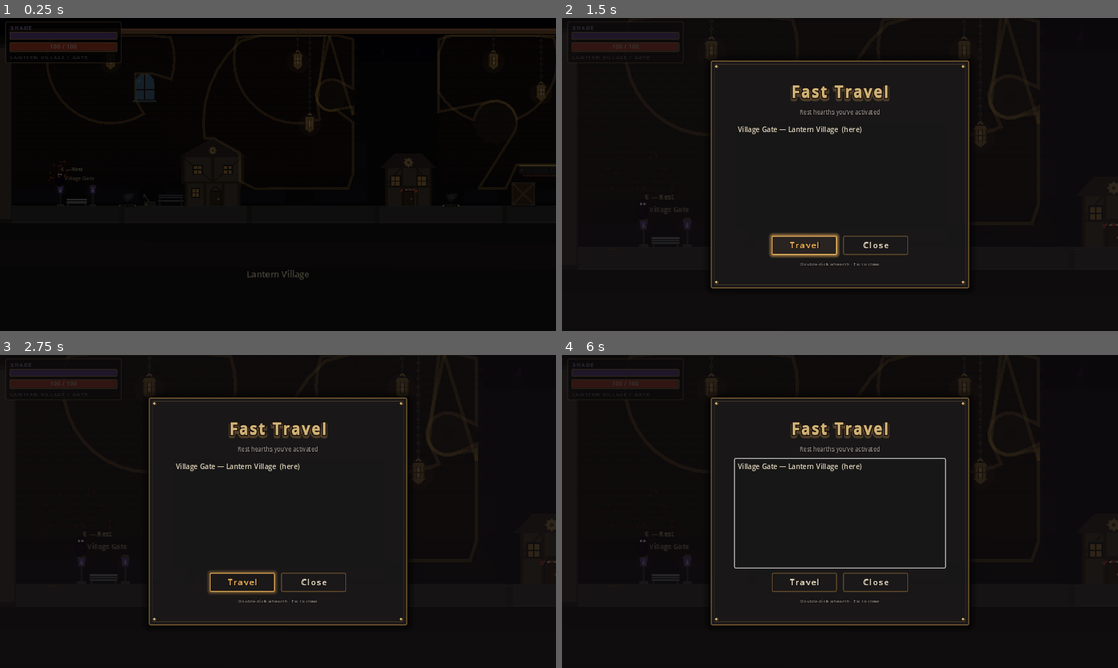
Above: before the commit, frames 1-4 (two rows, left to right).
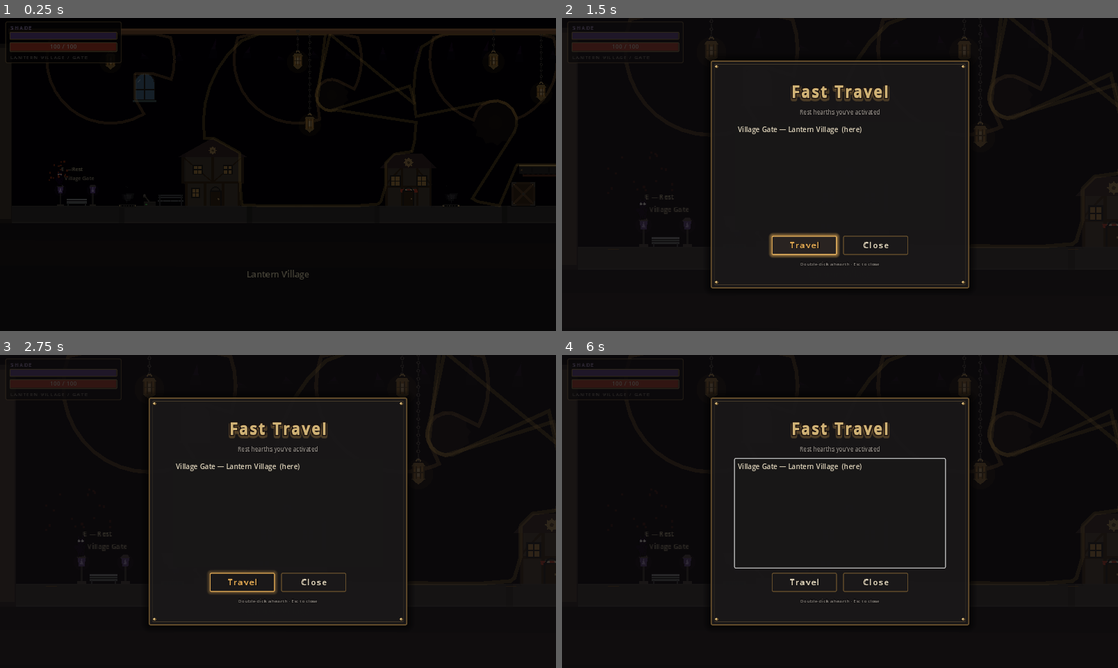
Above: after the commit, the same moments.

Repository: lukezhang2/Eclipseborn
Game: Godot game, scene res://scenes/rooms/LanternVillage.tscn
Same seed, same stepped clock (60 frames per second), same inputs: the game is played once before the commit and once after it. This scene is started directly instead of the project's main scene.
Inputs (mouse positions are in pixels of both pictures, inside the frame that each line leads up to):
- Up to frame 1 (0.25 s): no input
- Up to frame 2 (1.5 s): tap Enter at 0.5 s; move the mouse to (962, 158) at 0.52 s; hold D (move_right) 0.53-1.25 s; hold F (attack) 0.53-1.25 s; click (962, 158) at 0.67 s; tap Space (jump) at 0.77, 1.07 s; tap E (interact) at 0.8 s; click "Travel" at 1.25 s
- Up to frame 3 (2.75 s): tap A (move_left) at 2 s; drag from (166, 527) to (150, 386) at 2.02 s
- Up to frame 4 (6 s): tap A (move_left) at 2.75, 4.25, 5 s; move the mouse to (895, 442) at 2.77 s; hold A (move_left) 2.78-3.5 s; hold F (attack) 2.78-3.5 s; tap E (interact) at 3.05, 4.35 s; drag from (812, 574) to (962, 386) at 3.52 s; move the mouse to (1006, 558) at 4.27 s; hold D (move_right) 4.28-5 s; tap Space (jump) at 4.52, 4.82 s; drag from (673, 464) to (979, 470) at 5.02 s; move the mouse to (867, 511) at 5.77 s; hold D (move_right) from 5.78 s (still down); hold W (look_up) from 5.78 s (still down); click (867, 511) at 5.92 s

The runs differ from the first frame. In frame 1, 0.4% of the frame differs, in the area x 43-99%, y 5-60%; in frame 2, less than 0.1%; in frame 3, less than 0.1%; in frame 4, less than 0.1%.

Commit message:
v0.1.41: sync lantern wash with burns and clear the village backdrop.
Wash rays ignore decorative occluders, fill from the lamp as a solid fan, and the village drops brick/city murals for the black-fire sky.

Co-authored-by: Cursor <cursoragent@cursor.com>

Diff:
--- a/project.godot
+++ b/project.godot
@@ -7,7 +7,7 @@
 
 config/name="Eclipseborn"
 config/description="You aren't moving platforms. You're changing what counts as a platform."
-config/version="0.1.40"
+config/version="0.1.41"
 run/main_scene="res://scenes/ui/BootSplash.tscn"
 config/features=PackedStringArray("4.3", "Forward Plus")
 config/icon="res://icon.svg"
--- a/scripts/autoload/ShadowWorld.gd
+++ b/scripts/autoload/ShadowWorld.gd
@@ -31,6 +31,7 @@
 var _visuals: Array = []
 var _pool_poly: Array = []
 var _pool_line: Array = []
+var _pool_fan: Array = []
 var _rebuild_cooldown: float = 0.0
 ## Per-rebuild cache: [{occ, poly, aabb, edges, gameplay, cast_umbra}]
 var _occ_cache: Array = []
@@ -243,6 +244,9 @@
 		return PackedFloat32Array(angles)
 
 	for e in _occ_cache:
+		## Match burn occlusion — decorative BG occluders must not reshape the AoE.
+		if not e.get("gameplay", true):
+			continue
 		var aabb: Rect2 = e["aabb"]
 		if aabb.size.x > 600.0 or aabb.size.y > 600.0:
 			continue
@@ -275,8 +279,10 @@
 	var start := origin + dir * 1.5
 	var ray_aabb := Rect2(start, Vector2.ZERO).expand(to)
 
-	## Geometry against cached edges (AABB broadphase).
+	## Geometry against gameplay occluders only (same set as burns).
 	for e in _occ_cache:
+		if not e.get("gameplay", true):
+			continue
 		var aabb: Rect2 = e["aabb"]
 		if not ray_aabb.intersects(aabb):
 			continue
@@ -332,8 +338,7 @@
 		exclude = light.get_exclude_rids()
 
 	var angles := _collect_ray_angles(origin, radius, view)
-	## Ray end points only. With the origin as the first vertex, the polygon's closing edge ran
-	## back to the origin and left the wedge between the last and first ray (angle 0) unlit.
+	## Rim points only — filled as a triangle fan from `origin` so the middle stays solid.
 	var pts := PackedVector2Array()
 	for i in angles.size():
 		var dir := Vector2.from_angle(angles[i])
@@ -345,54 +350,48 @@
 			var a := TAU * float(i) / 24.0
 			pts.append(origin + Vector2.from_angle(a) * mini(radius, 64.0))
 
-	## z −3/−2/−1 sits above floors (−4) and below the player (0) so AoE reads on the ground.
-	## Soft outer shell ≈ area-light penumbra (reuse silhouette; no new rays).
-	var soft := _take_poly()
-	soft.color = Color(core.r, core.g, core.b, core.a * 0.45)
-	soft.z_index = -3
-	soft.polygon = _scale_ring(origin, pts, WASH_PENUMBRA_SCALE)
-	_root.add_child(soft)
-	_visuals.append(soft)
-
-	## Main occluded wash — this is the readable danger/safe zone.
-	var fill := _take_poly()
-	fill.color = Color(core.r, core.g, core.b, mini(0.78, core.a * 0.95))
-	fill.z_index = -2
-	fill.polygon = pts
-	_root.add_child(fill)
-	_visuals.append(fill)
-
-	## Brighter near the lamp (cheap 1/r-ish falloff via a scaled inner ring).
-	var inner := _take_poly()
-	inner.color = Color(
-		mini(1.0, core.r + 0.1),
-		mini(1.0, core.g + 0.08),
-		mini(1.0, core.b + 0.04),
-		mini(0.82, core.a * 1.2)
+	## z −3/−2/−1 sits above floors (−4) and below the player (0).
+	## Soft outer shell (penumbra) → main wash → bright core (depth toward the lamp).
+	_add_wash_fan(
+		origin,
+		_scale_ring(origin, pts, WASH_PENUMBRA_SCALE),
+		Color(core.r, core.g, core.b, core.a * 0.4),
+		-3
 	)
-	inner.z_index = -2
-	inner.polygon = _scale_ring(origin, pts, WASH_CORE_SCALE)
-	_root.add_child(inner)
-	_visuals.append(inner)
-
-	## Soft hot core without extra occlusion rays.
-	if intensity > 1.05:
-		var hot := _take_poly()
-		var hot_pts := PackedVector2Array()
-		var hot_r := radius * clampf(0.18 + (intensity - 1.0) * 0.1, 0.18, 0.38)
-		for i in 12:
-			var a := TAU * float(i) / 12.0
-			hot_pts.append(origin + Vector2.from_angle(a) * hot_r)
-		hot.color = Color(1.0, 0.92, 0.55, mini(0.5, 0.2 * (intensity - 0.5)))
-		hot.z_index = -2
-		hot.polygon = hot_pts
-		_root.add_child(hot)
-		_visuals.append(hot)
-
-	## Clear AoE edge — occluded silhouette so cover (houses/crates) is readable.
+	_add_wash_fan(
+		origin,
+		pts,
+		Color(core.r, core.g, core.b, mini(0.72, core.a * 0.9)),
+		-2
+	)
+	_add_wash_fan(
+		origin,
+		_scale_ring(origin, pts, WASH_CORE_SCALE),
+		Color(
+			mini(1.0, core.r + 0.12),
+			mini(1.0, core.g + 0.1),
+			mini(1.0, core.b + 0.05),
+			mini(0.88, core.a * 1.25)
+		),
+		-2
+	)
+	## Hottest center — always on so the middle isn't empty.
+	var hot_pts := PackedVector2Array()
+	var hot_r := radius * clampf(0.2 + (intensity - 1.0) * 0.08, 0.18, 0.36)
+	for i in 16:
+		var a := TAU * float(i) / 16.0
+		hot_pts.append(origin + Vector2.from_angle(a) * hot_r)
+	_add_wash_fan(
+		origin,
+		hot_pts,
+		Color(1.0, 0.9, 0.5, mini(0.55, 0.28 + intensity * 0.12)),
+		-2
+	)
+
+	## AoE edge matches burn rays (gameplay occluders only).
 	var ring := _take_line()
-	ring.width = 2.4 + intensity * 0.6
-	ring.default_color = Color(core.r, core.g, core.b, mini(0.95, 0.7 + intensity * 0.1))
+	ring.width = 2.6 + intensity * 0.5
+	ring.default_color = Color(core.r, core.g, core.b, mini(0.95, 0.75 + intensity * 0.08))
 	ring.z_index = -1
 	ring.clear_points()
 	for p in pts:
@@ -401,10 +400,9 @@
 		ring.add_point(pts[0])
 	_root.add_child(ring)
 	_visuals.append(ring)
-	## Outer glow stroke so the boundary pops on dark floors.
 	var glow := _take_line()
-	glow.width = 5.0 + intensity
-	glow.default_color = Color(core.r, core.g, core.b, 0.28)
+	glow.width = 5.5 + intensity
+	glow.default_color = Color(core.r, core.g, core.b, 0.3)
 	glow.z_index = -1
 	glow.clear_points()
 	for p in pts:
@@ -465,6 +463,26 @@
 	for i in pts.size():
 		out[i] = origin + (pts[i] - origin) * t
 	return out
+
+
+func _add_wash_fan(origin: Vector2, rim: PackedVector2Array, color: Color, z: int) -> void:
+	if rim.size() < 2:
+		return
+	var fan := _take_fan()
+	fan.z_index = z
+	fan.set_fan(origin, rim, color)
+	_root.add_child(fan)
+	_visuals.append(fan)
+
+
+func _take_fan() -> LightWashFan:
+	while not _pool_fan.is_empty():
+		var n: Node = _pool_fan.pop_back()
+		if is_instance_valid(n) and n is LightWashFan:
+			var f := n as LightWashFan
+			f.visible = true
+			return f
+	return LightWashFan.new()
 
 
 func _clip_shadow_extent(
@@ -591,7 +609,12 @@
 		if parent:
 			parent.remove_child(v)
 		v.visible = false
-		if v is Polygon2D:
+		if v is LightWashFan:
+			if _pool_fan.size() < 48:
+				_pool_fan.append(v)
+			else:
+				v.queue_free()
+		elif v is Polygon2D:
 			(v as Polygon2D).polygon = PackedVector2Array()
 			if _pool_poly.size() < 120:
 				_pool_poly.append(v)
@@ -621,4 +644,8 @@
 		if is_instance_valid(v):
 			v.queue_free()
 	_pool_line.clear()
+	for v in _pool_fan:
+		if is_instance_valid(v):
+			v.queue_free()
+	_pool_fan.clear()
 	_occ_cache.clear()
--- /dev/null
+++ b/scripts/shadow/LightWashFan.gd
@@ -0,0 +1,26 @@
+extends Node2D
+class_name LightWashFan
+## Triangle-fan light wash from the lamp origin. Star-shaped from the emitter so
+## concave occluder bites still fill solidly (Polygon2D triangulation often hollows the middle).
+
+
+var origin: Vector2 = Vector2.ZERO
+var rim: PackedVector2Array = PackedVector2Array()
+var color: Color = Color(1, 1, 1, 0.5)
+
+
+func set_fan(o: Vector2, rim_pts: PackedVector2Array, col: Color) -> void:
+	origin = o
+	rim = rim_pts
+	color = col
+	queue_redraw()
+
+
+func _draw() -> void:
+	var n := rim.size()
+	if n < 2:
+		return
+	for i in n:
+		var a := rim[i]
+		var b := rim[(i + 1) % n]
+		draw_colored_polygon(PackedVector2Array([origin, a, b]), color)
--- a/scripts/world/BlackFireSky.gd
+++ b/scripts/world/BlackFireSky.gd
@@ -19,11 +19,12 @@
 
 
 func _build() -> void:
-	# Void + fire only ABOVE the roof — never under the floor.
+	## Deep void behind the whole playfield (down to the floor line) so removing
+	## brick/city murals still leaves the black-fire backdrop readable.
 	var void_poly := Polygon2D.new()
 	void_poly.polygon = PackedVector2Array([
 		Vector2(-200, -120), Vector2(map_width + 200, -120),
-		Vector2(map_width + 200, roof_top), Vector2(-200, roof_top)
+		Vector2(map_width + 200, floor_top + 8.0), Vector2(-200, floor_top + 8.0)
 	])
 	void_poly.color = Color(0.02, 0.01, 0.03, 1.0)
 	add_child(void_poly)
--- a/scripts/world/LanternVillage.gd
+++ b/scripts/world/LanternVillage.gd
@@ -16,15 +16,12 @@
 	GameState.map_max_x = MAP_W - 80.0
 	LevelCommon.spawn_ui(self)
 	LevelCommon.make_shadow_root(self)
-	LevelCommon.add_backdrop(self, MAP_W, 780, FLOOR_TOP, ROOF_TOP)
+	## Fire sky only — no brick murals / city silhouettes (they also falsely cut lantern washes).
+	LevelCommon.add_backdrop(self, MAP_W, 780, FLOOR_TOP, ROOF_TOP, false)
 	LevelCommon.add_underfloor_fill(self, MAP_W, FLOOR_CENTER + FLOOR_H * 0.5)
 
 	LevelCommon.add_cobble_floor(self, MAP_W * 0.5, FLOOR_CENTER, MAP_W, FLOOR_H)
 	LevelCommon.add_border_walls(self, MAP_W, FLOOR_TOP, ROOF_TOP)
-
-	LevelCommon.add_brick_wall_face(self, 400, 280, 900, 360)
-	LevelCommon.add_brick_wall_face(self, 1500, 280, 900, 360)
-	LevelCommon.add_brick_wall_face(self, 2500, 280, 800, 360)
 
 	var wire_y := 90.0
 	LevelCommon.add_pipe(self, Vector2(40, wire_y), Vector2(MAP_W - 80, wire_y), 12.0)
--- a/scripts/world/LevelCommon.gd
+++ b/scripts/world/LevelCommon.gd
@@ -420,40 +420,46 @@
 	return body
 
 
-static func add_backdrop(parent: Node2D, width: float, height: float, floor_top: float = 500.0, roof_top: float = 180.0) -> void:
-	## Playfield fill (below sky fire). Far silhouettes read as background, not solids.
-	var bg := Polygon2D.new()
-	bg.polygon = PackedVector2Array([
-		Vector2(0, roof_top), Vector2(width, roof_top), Vector2(width, height), Vector2(0, height)
-	])
-	bg.color = Color(0.06, 0.05, 0.07)
-	bg.z_index = -18
-	parent.add_child(bg)
-	# Distant building silhouettes (desaturated, soft) — clearly non-interactive BG.
-	var x := 40.0
-	while x < width:
-		var sil := Polygon2D.new()
-		sil.z_index = -17
-		var bw := randf_range(70, 140)
-		var bh := randf_range(80, 200)
-		sil.polygon = PackedVector2Array([
-			Vector2(x, floor_top - 8), Vector2(x + bw, floor_top - 8),
-			Vector2(x + bw, floor_top - 8 - bh), Vector2(x, floor_top - 8 - bh)
+static func add_backdrop(
+	parent: Node2D,
+	width: float,
+	height: float,
+	floor_top: float = 500.0,
+	roof_top: float = 180.0,
+	with_city: bool = true
+) -> void:
+	## Black-fire sky is the real backdrop. Optional city silhouettes for older rooms.
+	if with_city:
+		var bg := Polygon2D.new()
+		bg.polygon = PackedVector2Array([
+			Vector2(0, roof_top), Vector2(width, roof_top), Vector2(width, height), Vector2(0, height)
 		])
-		sil.color = Color(0.09, 0.08, 0.1, 0.55)
-		parent.add_child(sil)
-		# Fake distant windows
-		for wi in 3:
-			var win := Polygon2D.new()
-			win.z_index = -16
-			var wx := x + 12 + wi * 22
-			var wy := floor_top - 40 - wi * 28
-			win.polygon = PackedVector2Array([
-				Vector2(wx, wy), Vector2(wx + 8, wy), Vector2(wx + 8, wy - 10), Vector2(wx, wy - 10)
+		bg.color = Color(0.05, 0.04, 0.06)
+		bg.z_index = -18
+		parent.add_child(bg)
+		var x := 40.0
+		while x < width:
+			var sil := Polygon2D.new()
+			sil.z_index = -17
+			var bw := randf_range(70, 140)
+			var bh := randf_range(80, 200)
+			sil.polygon = PackedVector2Array([
+				Vector2(x, floor_top - 8), Vector2(x + bw, floor_top - 8),
+				Vector2(x + bw, floor_top - 8 - bh), Vector2(x, floor_top - 8 - bh)
 			])
-			win.color = Color(0.35, 0.28, 0.15, 0.15)
-			parent.add_child(win)
-		x += bw + randf_range(30, 80)
+			sil.color = Color(0.09, 0.08, 0.1, 0.55)
+			parent.add_child(sil)
+			for wi in 3:
+				var win := Polygon2D.new()
+				win.z_index = -16
+				var wx := x + 12 + wi * 22
+				var wy := floor_top - 40 - wi * 28
+				win.polygon = PackedVector2Array([
+					Vector2(wx, wy), Vector2(wx + 8, wy), Vector2(wx + 8, wy - 10), Vector2(wx, wy - 10)
+				])
+				win.color = Color(0.35, 0.28, 0.15, 0.15)
+				parent.add_child(win)
+			x += bw + randf_range(30, 80)
 	var sky := BlackFireSky.new()
 	sky.setup(width, floor_top, roof_top)
 	parent.add_child(sky)
Not shown, changed: AI planning.md
Not shown, removed: index-0_1_40.pck
Not shown, added: index-0_1_41.pck
Not shown, changed: index.html
Not shown, changed: index.pck
